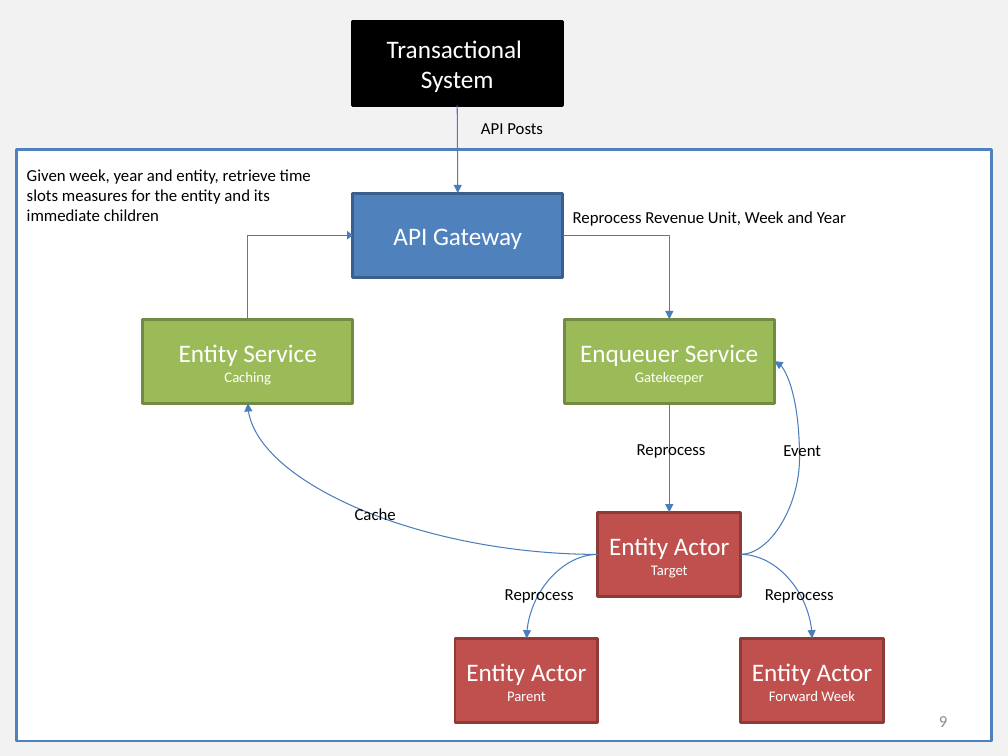
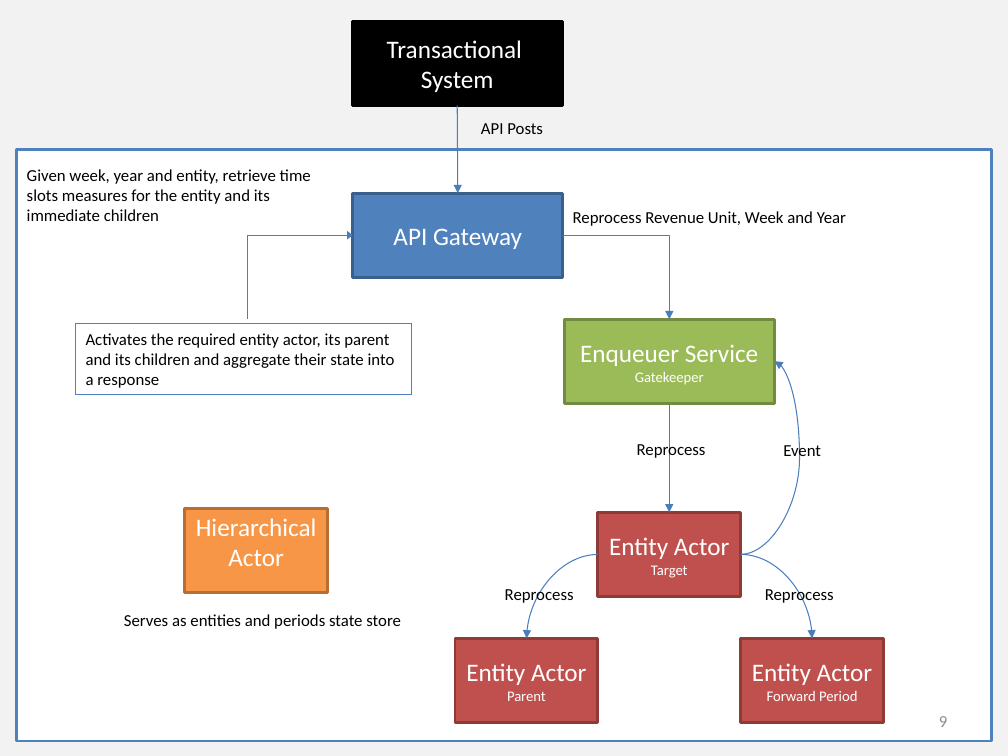
Before and after one commit to khaledhikmat/khaledhikmat.github.io, a slide deck: slide 9 of illustrations/illustrations.pptx. Drawn at 1008x756 pixels with LibreOffice and Linux fonts; fonts in the diff are those of the drawing. Boxes give left, top, right and bottom in pixels: in the first picture for what was removed or moved away, otherwise in the second. Text is boxed around its words. In the diff, an @@ line names an element or a change of style, - is before the commit and + after.

Commit message:
Modified service fabric post

```diff
--- a/illustrations/illustrations.pptx
+++ b/illustrations/illustrations.pptx
@@ rectangle added at (76,324,411,395), outline #4F81BD 0.75 pt, 12 pt, text #000000 @@
+Activates the required entity actor, its parent and its children and aggregate their state into a response
@@ rectangle removed at (143,320,353,403) @@
-Entity Service
-Caching
@@ curved arrow removed from (598, 554) to (248, 403) @@
@@ rectangle added at (184,508,328,592), fill #F79646, outline #B76F34 2 pt, 18 pt, text #FFFFFF @@
+Hierarchical Actor
@@ text removed at (355,506,396,523) @@
-Cache
@@ text added at (124,614,401,629), 12 pt, text #000000 @@
+Serves as entities and periods state store
@@ text in rectangle at (767,691,857,701): text changed @@
-Forward Week
+Forward Period
```
Also in this commit, not shown: 4 other files.
